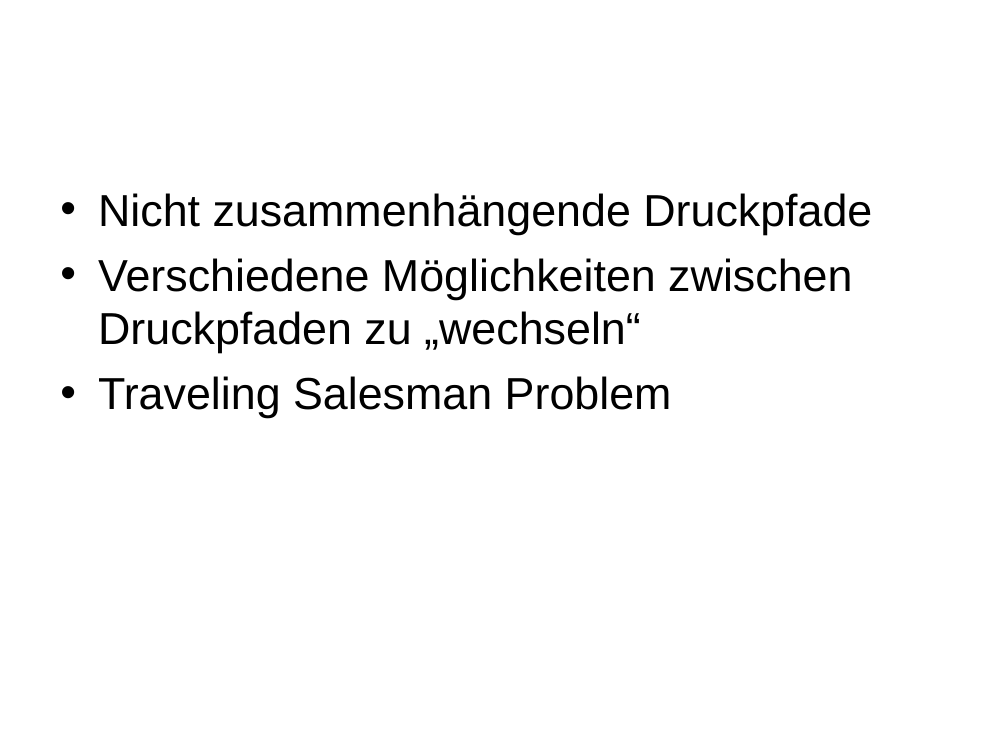
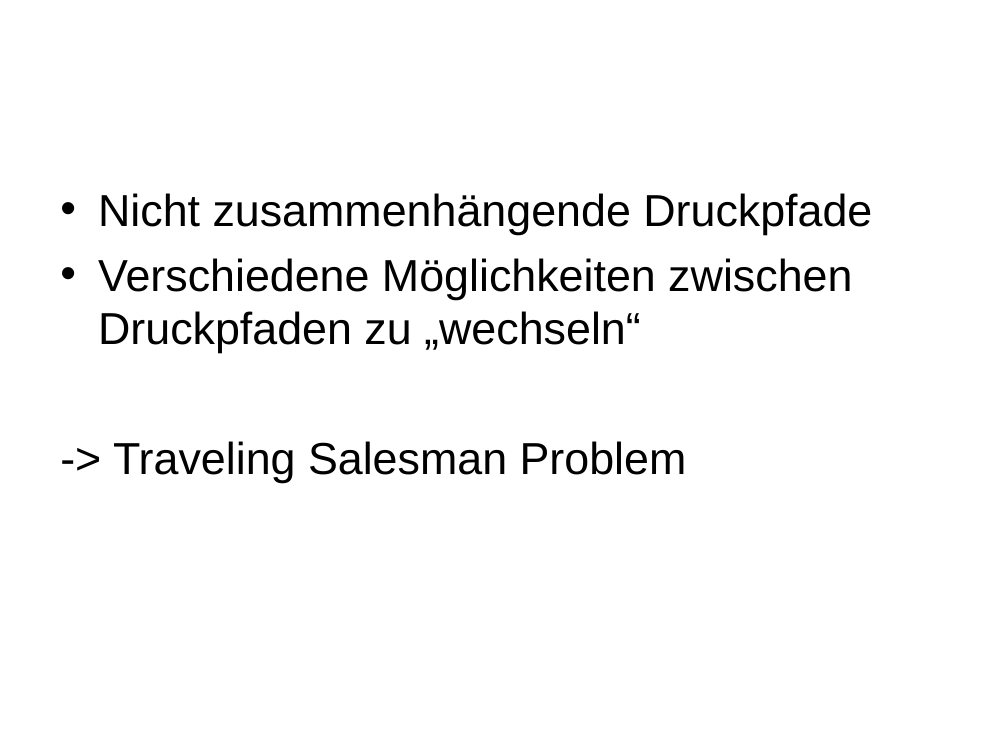
Before and after one commit to khase/MotionPlanning, a slide deck: slide 2 of Seminar/Themenvorschlag-3D-Print.ppt. Drawn at 1008x756 pixels with LibreOffice and Linux fonts; fonts in the diff are those of the drawing. Boxes give left, top, right and bottom in pixels: in the first picture for what was removed or moved away, otherwise in the second. Text is boxed around its words. In the diff, an @@ line names an element or a change of style, - is before the commit and + after.

```diff
--- a/Seminar/Themenvorschlag-3D-Print.ppt
+++ b/Seminar/Themenvorschlag-3D-Print.ppt
@@ text at bbox=[113, 441, 687, 483]: text changed @@
-• Traveling Salesman Problem
+-> Traveling Salesman Problem
```
Also in this commit, not shown: 1 other slide changed, 1 slide added.
